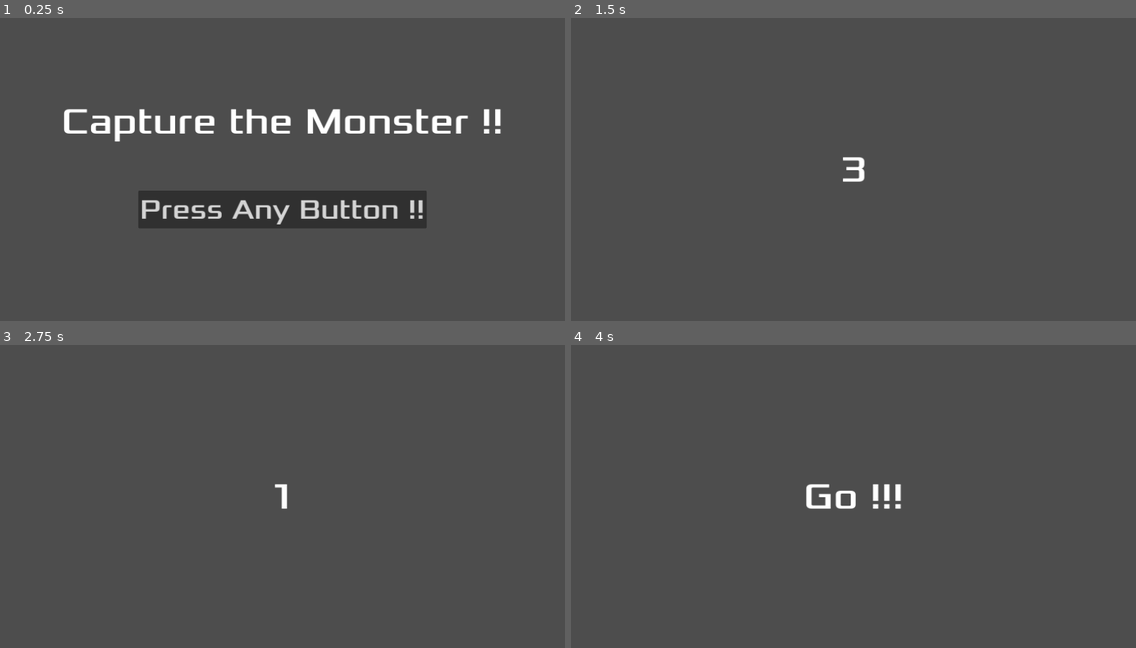
Above: before the commit, frames 1-4 (two rows, left to right).
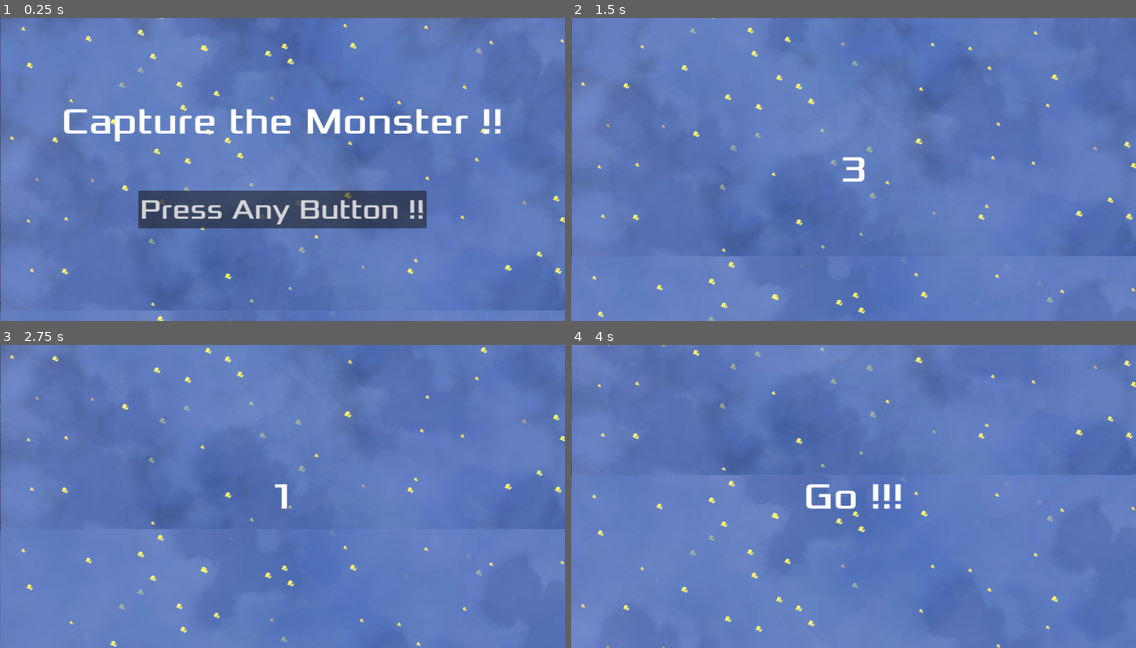
Above: after the commit, the same moments.

Repository: okuda2107/keyboard-twister
Game: Godot game, scene res://Main.tscn
Same seed, same stepped clock (60 frames per second), same inputs: the game is played once before the commit and once after it. Before the commit the project starts from res://Scene/Title.tscn.
Inputs:
- Up to frame 1 (0.25 s): no input
- Up to frame 2 (1.5 s): click "Press Any Button !!" at 0.5 s; tap Enter at 1.25 s; hold D from 1.28 s (still down); tap B at 1.35 s
- Up to frame 3 (2.75 s): release D at 2.03 s; hold S from 2.03 s (still down); tap C at 2.1 s
- Up to frame 4 (4 s): release S at 2.78 s; hold D 2.78-3.53 s; tap E at 2.85 s; hold W from 3.53 s (still down); tap F at 3.6 s

The runs differ from the first frame. In frame 1, 97% of the frame differs, in the area x 0-100%, y 0-100%; in frame 2, 100%; in frame 3, 100%; in frame 4, 100%.

Commit message:
implement to change scene

Diff:
--- /dev/null
+++ b/Main.tscn
@@ -0,0 +1,17 @@
+[gd_scene load_steps=5 format=3 uid="uid://bhpxtoe2y6fci"]
+
+[ext_resource type="Script" path="res://main.gd" id="1_k3xhr"]
+[ext_resource type="PackedScene" uid="uid://bvcdface3q068" path="res://Scene/Title.tscn" id="2_5wykv"]
+[ext_resource type="PackedScene" uid="uid://dkn6f02e5a34r" path="res://Object/Background.tscn" id="2_u4kcn"]
+[ext_resource type="PackedScene" uid="uid://c44j1n3ff6eye" path="res://Scene/Game.tscn" id="4_ssk2c"]
+
+[node name="Main" type="Node2D"]
+script = ExtResource("1_k3xhr")
+
+[node name="Title" parent="." instance=ExtResource("2_5wykv")]
+
+[node name="Background" parent="." instance=ExtResource("2_u4kcn")]
+
+[node name="Game" parent="." instance=ExtResource("4_ssk2c")]
+
+[connection signal="next_scene" from="Title" to="." method="game_start"]
--- a/Object/Background.tscn
+++ b/Object/Background.tscn
@@ -1,9 +1,11 @@
-[gd_scene load_steps=3 format=3 uid="uid://dkn6f02e5a34r"]
+[gd_scene load_steps=4 format=3 uid="uid://dkn6f02e5a34r"]
 
+[ext_resource type="Script" path="res://Object/background.gd" id="1_07goe"]
 [ext_resource type="Texture2D" uid="uid://bhpl7ce6cnj4w" path="res://asset/Stars.png" id="1_lb64b"]
 [ext_resource type="Texture2D" uid="uid://bpd16ap23y0li" path="res://asset/farback.png" id="1_rekbv"]
 
-[node name="Background" type="Node2D"]
+[node name="Background" type="ParallaxBackground"]
+script = ExtResource("1_07goe")
 
 [node name="Stars_layer" type="ParallaxLayer" parent="."]
 
@@ -18,8 +20,8 @@
 color = Color(0, 0, 0, 1)
 
 [node name="Farback_layer" type="ParallaxLayer" parent="."]
+motion_mirroring = Vector2(1300, 700)
 
 [node name="Farback" type="Sprite2D" parent="Farback_layer"]
-position = Vector2(-10, -10)
 texture = ExtResource("1_rekbv")
 centered = false
--- /dev/null
+++ b/Object/background.gd
@@ -0,0 +1,7 @@
+extends ParallaxBackground
+
+@export var speed = 100
+
+# Called every frame. 'delta' is the elapsed time since the previous frame.
+func _process(delta: float) -> void:
+	scroll_offset += delta * Vector2(0, -speed)
--- a/Scene/title.gd
+++ b/Scene/title.gd
@@ -1,6 +1,6 @@
 extends CanvasLayer
 
-var next_scene = "res://Scene/Game.tscn"
+signal next_scene
 
 var is_press_any_button
 
@@ -43,7 +43,7 @@
 	$Message.text = "Go !!!"
 	$Message.show()
 	await get_tree().create_timer(1.0).timeout
-	get_tree().change_scene_to_file(next_scene)
+	next_scene.emit()
 
 func show_message(text):
 	$Message.text = text
--- /dev/null
+++ b/main.gd
@@ -0,0 +1,15 @@
+extends Node2D
+
+@onready var title = $Title
+@onready var game = $Game
+
+func _ready() -> void:
+	show_title()
+
+func show_title() -> void:
+	remove_child(game)
+	add_child(title)
+
+func game_start() -> void:
+	remove_child(title)
+	add_child(game)
--- a/project.godot
+++ b/project.godot
@@ -11,7 +11,7 @@
 [application]
 
 config/name="keyboard-twister"
-run/main_scene="res://Scene/Title.tscn"
+run/main_scene="res://Main.tscn"
 config/features=PackedStringArray("4.3", "Forward Plus")
 config/icon="res://icon.svg"
 
